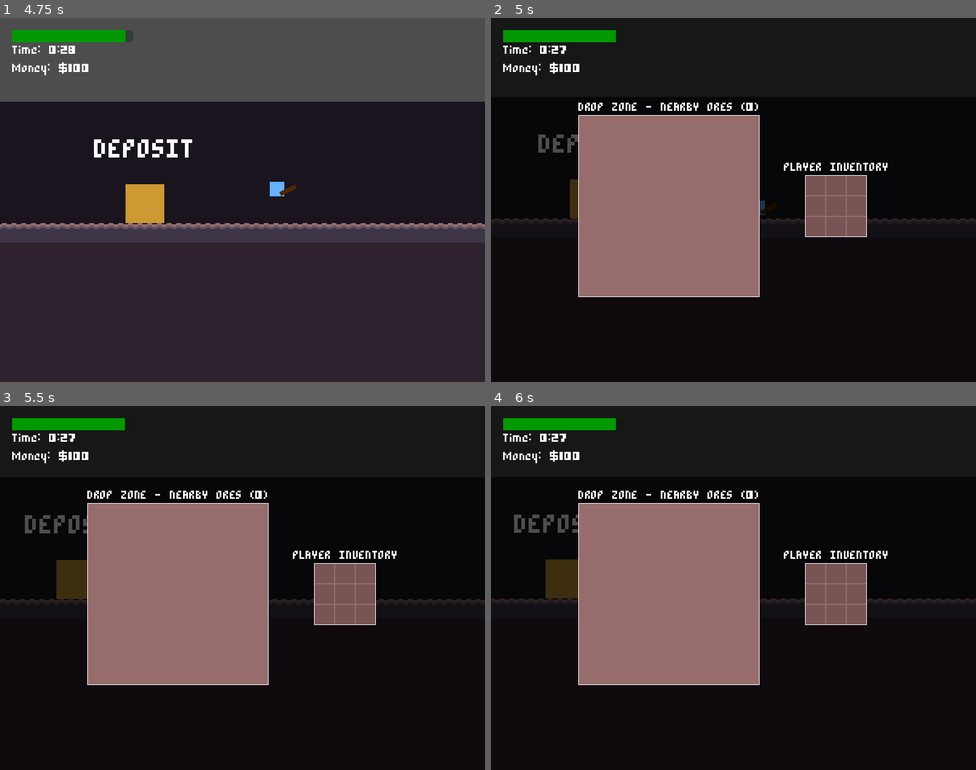
Above: before the commit, frames 1-4 (two rows, left to right).
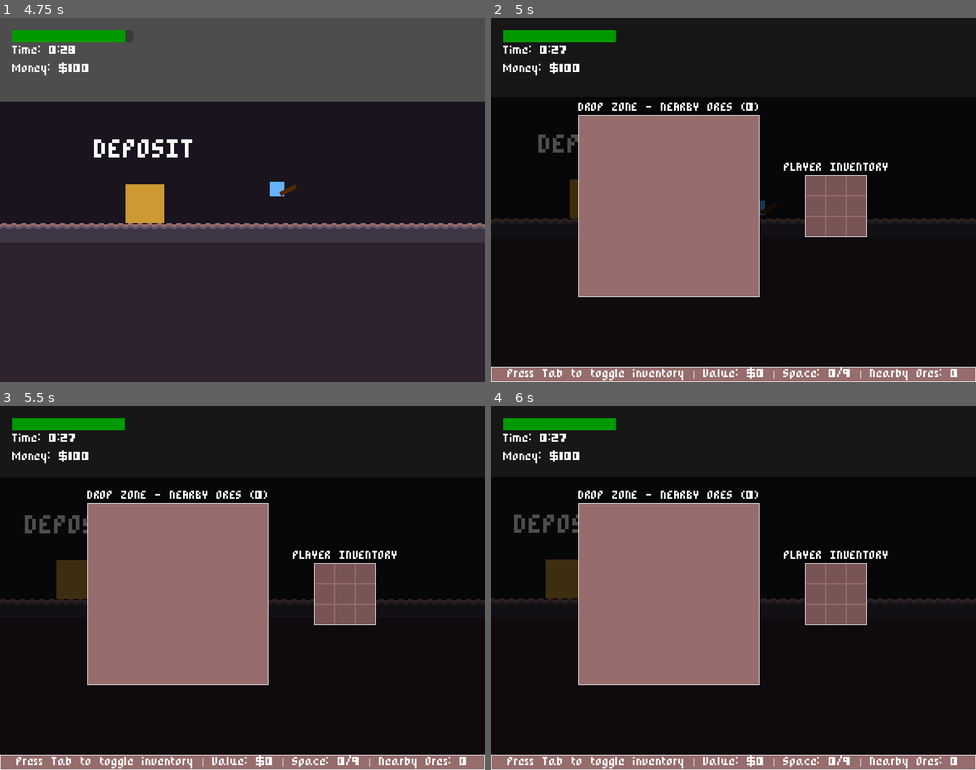
Above: after the commit, the same moments.

Repository: Tommi377/cave-packer
Game: Godot game, scene res://content/levels/mine_level.tscn
The game is run twice, just before and just after one commit, with the same random seed, the same clock (stepped at 60 frames per second) and the same inputs.
Inputs (mouse positions are in pixels of both pictures, inside the frame that each line leads up to):
- Up to frame 1 (4.75 s): tap Enter (ui_accept) at 0.5, 4.25 s; move the mouse to (349, 181) at 0.52 s; press the mouse at (349, 181) at 0.53 s; hold D (move_right) 0.53-1.25 s; tap Space (jump) at 0.77, 4.52 s; release the mouse at (349, 181) at 1.25 s; drag from (145, 218) to (305, 210) at 1.27 s; move the mouse to (291, 119) at 2.02 s; hold A (move_left) 2.03-2.75 s; tap O at 2.1 s; click (291, 119) at 2.17 s; click "Start Next Run" at 2.75 s; drag from (218, 272) to (194, 189) at 3.52 s; move the mouse to (388, 254) at 4.27 s; hold D (move_right) from 4.28 s (still down); hold E (interact) from 4.28 s (still down); click (388, 254) at 4.42 s
- Up to frame 2 (5 s): keep holding D (move_right); keep holding E (interact); tap I (toggle_inventory) at 4.9 s
- Up to frame 3 (5.5 s): release D (move_right) at 5 s; release E (interact) at 5 s; drag from (242, 588) to (97, 584) at 5.02 s
- Up to frame 4 (6 s): move the mouse to (757, 588) at 5.77 s; press the mouse at (757, 588) at 5.78 s; hold D (move_right) from 5.78 s (still down)

Frame 1 is identical in both runs. In frame 2, 4.2% of the frame differs, in the area x 0-100%, y 95-100%; in frame 3, 4.2%; in frame 4, 4.2%.

Commit message:
fix id clash bug in inventory

Diff:
--- a/content/inventory/inventory_ui.gd
+++ b/content/inventory/inventory_ui.gd
@@ -34,6 +34,7 @@
 
 # Inventory grid rendering
 var grid_cells: Array[ColorRect] = []
+var grid_overlay: Control = null  # For drawing contiguous shapes
 
 func _ready() -> void:
 	if inventory_grid:
@@ -78,6 +79,13 @@
 			cell.mouse_filter = Control.MOUSE_FILTER_IGNORE # Allow clicks to pass through
 			inventory_container.add_child(cell)
 			grid_cells.append(cell)
+
+	# Create overlay for drawing contiguous shapes
+	grid_overlay = Control.new()
+	grid_overlay.set_anchors_preset(Control.PRESET_FULL_RECT)
+	grid_overlay.mouse_filter = Control.MOUSE_FILTER_IGNORE
+	grid_overlay.draw.connect(_draw_grid_overlay)
+	inventory_container.add_child(grid_overlay)
 
 func _setup_held_item_preview() -> void:
 	held_item_preview.draw.connect(_draw_held_item)
@@ -271,35 +279,155 @@
 	var grid_height = inventory_grid.grid_height
 	var grid_state = inventory_grid.get_grid_state()
 
-	# Update all cells
+	# Update background cells to default color
 	var cell_idx = 0
 	for y in range(grid_height):
 		for x in range(grid_width):
 			var cell = grid_cells[cell_idx]
-			var cell_color = Color(0.47, 0.328, 0.328, 1.0)
-
-			# Show ore color if occupied
+			cell.color = Color(0.47, 0.328, 0.328, 1.0)  # Default background
+			cell_idx += 1
+
+	# Redraw the overlay with contiguous shapes
+	if grid_overlay:
+		grid_overlay.queue_redraw()
+
+func _draw_grid_overlay() -> void:
+	var grid_width = inventory_grid.grid_width
+	var grid_height = inventory_grid.grid_height
+	var grid_state = inventory_grid.get_grid_state()
+
+	# Group cells by their ore items to draw contiguous shapes
+	var drawn_items = {}
+
+	for y in range(grid_height):
+		for x in range(grid_width):
 			if grid_state[y][x] != null:
 				var ore_data = grid_state[y][x]
-				cell_color = ore_data.get("color", Color.GRAY)
-
-			# Show preview
-			if preview_position != Vector2i(-1, -1):
-				var shape = inventory_grid._rotate_shape(
-					held_item.get("shape", [Vector2i(0, 0)]),
-					held_rotation
-				)
-				for shape_offset in shape:
-					var preview_cell = preview_position + shape_offset
-					if preview_cell == Vector2i(x, y):
-						if preview_valid:
-							cell_color = held_item.get("color", Color.GRAY)
-							cell_color.a = 0.6
-						else:
-							cell_color = Color(1.0, 0.2, 0.2, 0.6)
-
-			cell.color = cell_color
-			cell_idx += 1
+				var item_id = str(ore_data.get("grid_position", Vector2i(x, y)))+str(ore_data.get("size", Vector2i(x, y)))
+
+				# Only draw each item once
+				if not drawn_items.has(item_id):
+					drawn_items[item_id] = true
+					_draw_ore_shape(ore_data, grid_state)
+
+	# Draw preview if exists
+	if preview_position != Vector2i(-1, -1) and not held_item.is_empty():
+		var shape = inventory_grid._rotate_shape(
+			held_item.get("shape", [Vector2i(0, 0)]),
+			held_rotation
+		)
+		var preview_color = held_item.get("color", Color.GRAY)
+		if preview_valid:
+			preview_color.a = 0.6
+		else:
+			preview_color = Color(1.0, 0.2, 0.2, 0.6)
+		_draw_shape_at_position(shape, preview_position, preview_color, true)
+
+func _draw_ore_shape(ore_data: Dictionary, grid_state: Array) -> void:
+	var shape = ore_data.get("shape", [Vector2i(0, 0)])
+	var grid_pos = ore_data.get("grid_position", Vector2i(0, 0))
+	var ore_color = ore_data.get("color", Color.GRAY)
+	_draw_shape_at_position(shape, grid_pos, ore_color, false)
+
+func _draw_shape_at_position(shape: Array, grid_pos: Vector2i, color: Color, is_preview: bool) -> void:
+	# Create lookup table for quick neighbor checking
+	var shape_set = {}
+	for shape_offset in shape:
+		shape_set[shape_offset] = true
+
+	# Draw filled cells
+	for shape_offset in shape:
+		var cell_grid_pos = grid_pos + shape_offset
+		var cell_pos = Vector2(
+			cell_grid_pos.x * (cell_size + cell_padding),
+			cell_grid_pos.y * (cell_size + cell_padding)
+		)
+		var cell_rect = Rect2(cell_pos, Vector2(cell_size, cell_size))
+		grid_overlay.draw_rect(cell_rect, color)
+
+	# Draw outline only on exterior edges
+	var outline_color = Color.WHITE if not is_preview else Color(1.0, 1.0, 1.0, 0.8)
+	var outline_width = 2.0
+
+	for shape_offset in shape:
+		var cell_grid_pos = grid_pos + shape_offset
+		var cell_pos = Vector2(
+			cell_grid_pos.x * (cell_size + cell_padding),
+			cell_grid_pos.y * (cell_size + cell_padding)
+		)
+
+		# Check each side of the cell
+		var neighbors = [
+			Vector2i(shape_offset.x, shape_offset.y - 1),  # Top
+			Vector2i(shape_offset.x + 1, shape_offset.y),  # Right
+			Vector2i(shape_offset.x, shape_offset.y + 1),  # Bottom
+			Vector2i(shape_offset.x - 1, shape_offset.y)   # Left
+		]
+
+		# Draw line segments only on edges without neighbors
+		# Top edge
+		if not shape_set.has(neighbors[0]):
+			grid_overlay.draw_line(
+				cell_pos,
+				cell_pos + Vector2(cell_size, 0),
+				outline_color,
+				outline_width
+			)
+		else:
+			grid_overlay.draw_line(
+				cell_pos,
+				cell_pos + Vector2(cell_size, 0),
+				color,
+				outline_width
+			)
+
+		# Right edge
+		if not shape_set.has(neighbors[1]):
+			grid_overlay.draw_line(
+				cell_pos + Vector2(cell_size, 0),
+				cell_pos + Vector2(cell_size, cell_size),
+				outline_color,
+				outline_width
+			)
+		else:
+			grid_overlay.draw_line(
+				cell_pos + Vector2(cell_size, 0),
+				cell_pos + Vector2(cell_size, cell_size),
+				color,
+				outline_width
+			)
+
+		# Bottom edge
+		if not shape_set.has(neighbors[2]):
+			grid_overlay.draw_line(
+				cell_pos + Vector2(0, cell_size),
+				cell_pos + Vector2(cell_size, cell_size),
+				outline_color,
+				outline_width
+			)
+		else:
+			grid_overlay.draw_line(
+				cell_pos + Vector2(0, cell_size),
+				cell_pos + Vector2(cell_size, cell_size),
+				color,
+				outline_width
+			)
+
+		# Left edge
+		if not shape_set.has(neighbors[3]):
+			grid_overlay.draw_line(
+				cell_pos,
+				cell_pos + Vector2(0, cell_size),
+				outline_color,
+				outline_width
+			)
+		else:
+			grid_overlay.draw_line(
+				cell_pos,
+				cell_pos + Vector2(0, cell_size),
+				color,
+				outline_width
+			)
 
 func _draw_held_item() -> void:
 	if held_item.is_empty():
@@ -317,24 +445,78 @@
 
 	# Apply grab offset so the item is centered on the cell that was clicked
 	var offset_pixels = Vector2(
-		- held_item_grab_offset.x * (cell_size + cell_padding),
-		- held_item_grab_offset.y * (cell_size + cell_padding)
+		- held_item_grab_offset.x * cell_size,
+		- held_item_grab_offset.y * cell_size
 	)
 
-	var shape_table = {}
+	# Create lookup table for quick neighbor checking
+	var shape_set = {}
 	for shape_offset in shape:
-		shape_table[shape_offset] = true
-
-	# Draw centered on cursor with offset
+		shape_set[shape_offset] = true
+
+	# Draw filled cells (no padding, touching each other)
 	for shape_offset in shape:
 		var cell_pos = mouse_pos + offset_pixels + Vector2(
-			shape_offset.x * (cell_size + cell_padding),
-			shape_offset.y * (cell_size + cell_padding)
+			shape_offset.x * cell_size,
+			shape_offset.y * cell_size
 		)
 		var cell_rect = Rect2(cell_pos, Vector2(cell_size, cell_size))
 		held_item_preview.draw_rect(cell_rect, ore_color)
-		held_item_preview.draw_rect(cell_rect, Color.WHITE, false, 2.0)
-
+
+	# Draw outline only on edges (not between touching cells)
+	var outline_color = Color.WHITE
+	var outline_width = 2.0
+
+	for shape_offset in shape:
+		var cell_pos = mouse_pos + offset_pixels + Vector2(
+			shape_offset.x * cell_size,
+			shape_offset.y * cell_size
+		)
+
+		# Check each side of the cell
+		var neighbors = [
+			Vector2i(shape_offset.x, shape_offset.y - 1), # Top
+			Vector2i(shape_offset.x + 1, shape_offset.y), # Right
+			Vector2i(shape_offset.x, shape_offset.y + 1), # Bottom
+			Vector2i(shape_offset.x - 1, shape_offset.y) # Left
+		]
+
+		# Draw line segments only on edges without neighbors
+		# Top edge
+		if not shape_set.has(neighbors[0]):
+			held_item_preview.draw_line(
+				cell_pos,
+				cell_pos + Vector2(cell_size, 0),
+				outline_color,
+				outline_width
+			)
+
+		# Right edge
+		if not shape_set.has(neighbors[1]):
+			held_item_preview.draw_line(
+				cell_pos + Vector2(cell_size, 0),
+				cell_pos + Vector2(cell_size, cell_size),
+				outline_color,
+				outline_width
+			)
+
+		# Bottom edge
+		if not shape_set.has(neighbors[2]):
+			held_item_preview.draw_line(
+				cell_pos + Vector2(0, cell_size),
+				cell_pos + Vector2(cell_size, cell_size),
+				outline_color,
+				outline_width
+			)
+
+		# Left edge
+		if not shape_set.has(neighbors[3]):
+			held_item_preview.draw_line(
+				cell_pos,
+				cell_pos + Vector2(0, cell_size),
+				outline_color,
+				outline_width
+			)
 
 	# Draw info text below the item
 	var ore_type = held_item.get("type", "unknown").capitalize()
--- a/content/inventory/inventory_ui.tscn
+++ b/content/inventory/inventory_ui.tscn
@@ -22,12 +22,14 @@
 color = Color(0, 0, 0, 0.7)
 
 [node name="InfoPanel" type="PanelContainer" parent="."]
-visible = false
 layout_mode = 1
-anchors_preset = 10
+anchors_preset = 12
+anchor_top = 1.0
 anchor_right = 1.0
-offset_bottom = 40.0
+anchor_bottom = 1.0
+offset_top = -25.0
 grow_horizontal = 2
+grow_vertical = 0
 mouse_filter = 2
 
 [node name="InfoLabel" type="Label" parent="InfoPanel"]
